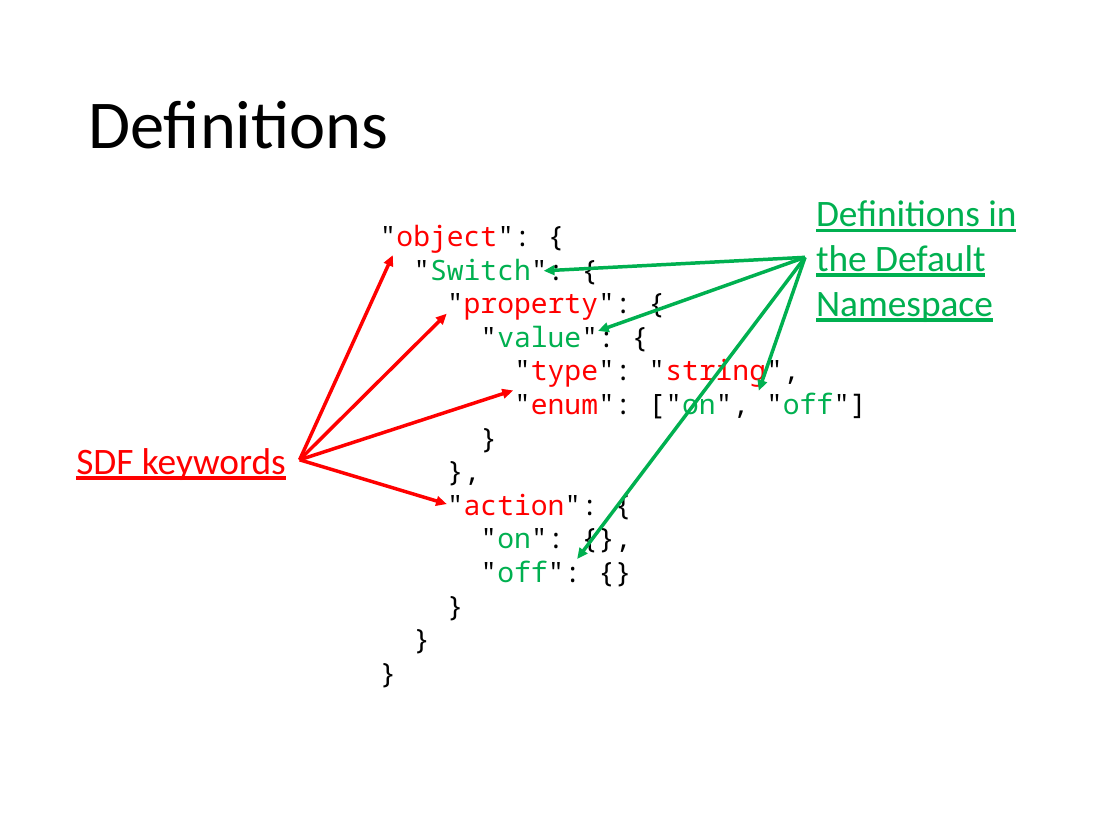
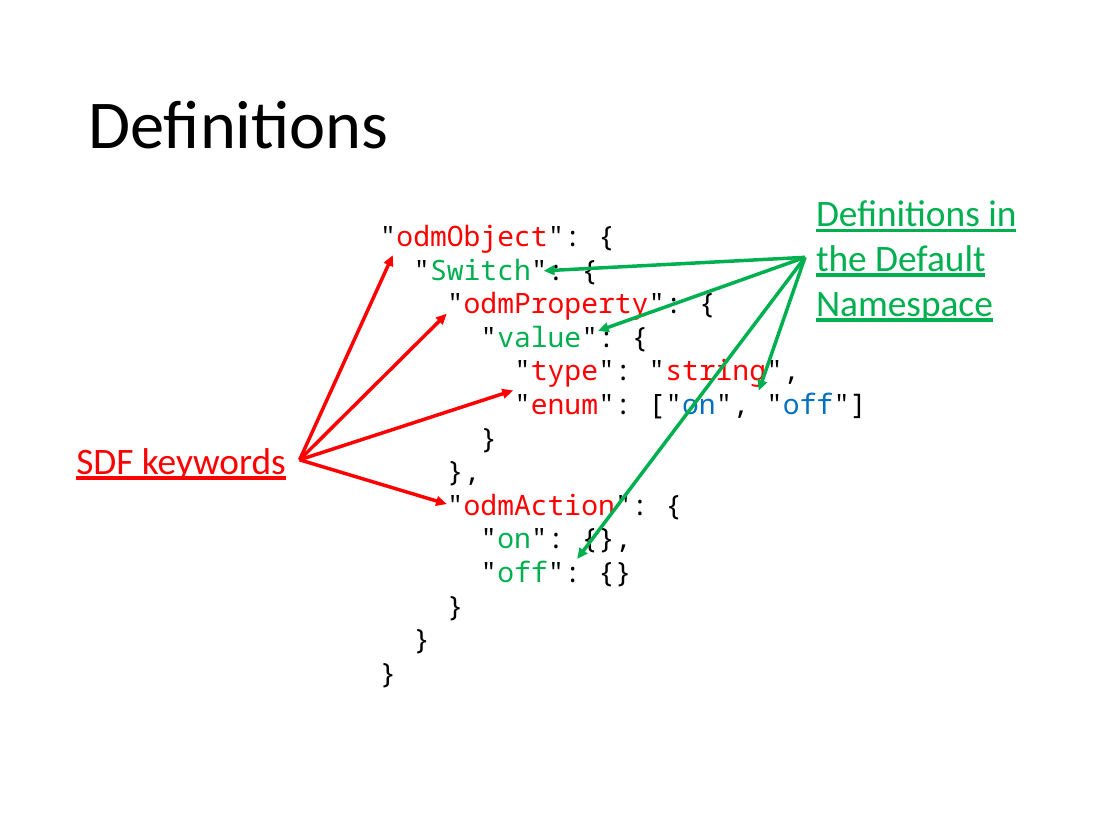
Before and after one commit to mjkoster/ODM-Examples, a slide deck: slide 5 of sdf.pptx. Drawn at 1120x840 pixels with LibreOffice and Linux fonts; fonts in the diff are those of the drawing. Boxes give left, top, right and bottom in pixels: in the first picture for what was removed or moved away, otherwise in the second. Text is boxed around its words. In the diff, an @@ line names an element or a change of style, - is before the commit and + after.

```diff
--- a/sdf.pptx
+++ b/sdf.pptx
@@ text at box(380, 224, 582, 253): text changed @@
-"object": {
+"odmObject": {
@@ text at box(447, 291, 682, 321): text changed @@
-"property": {
+"odmProperty": {
@@ text at box(514, 388, 867, 422): text colour #00B050 to #0070C0 in "["on", "off"]" @@
@@ text at box(447, 488, 649, 522): text changed @@
-"action": {
+"odmAction": {
```
Also in this commit, not shown: 5 other slides changed, 5 slides added, 1 other file.
